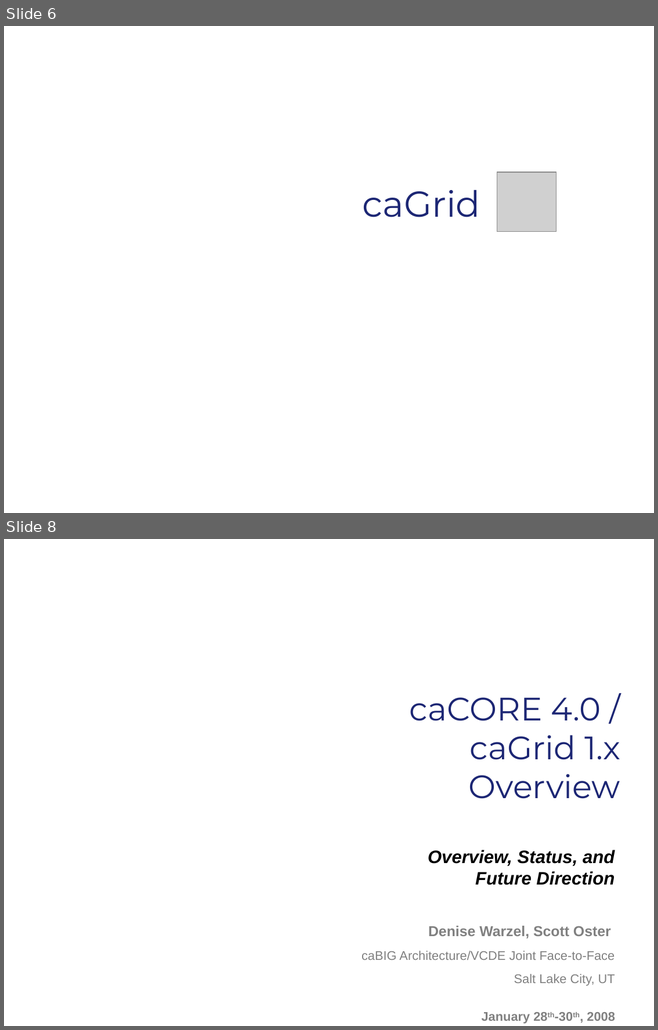
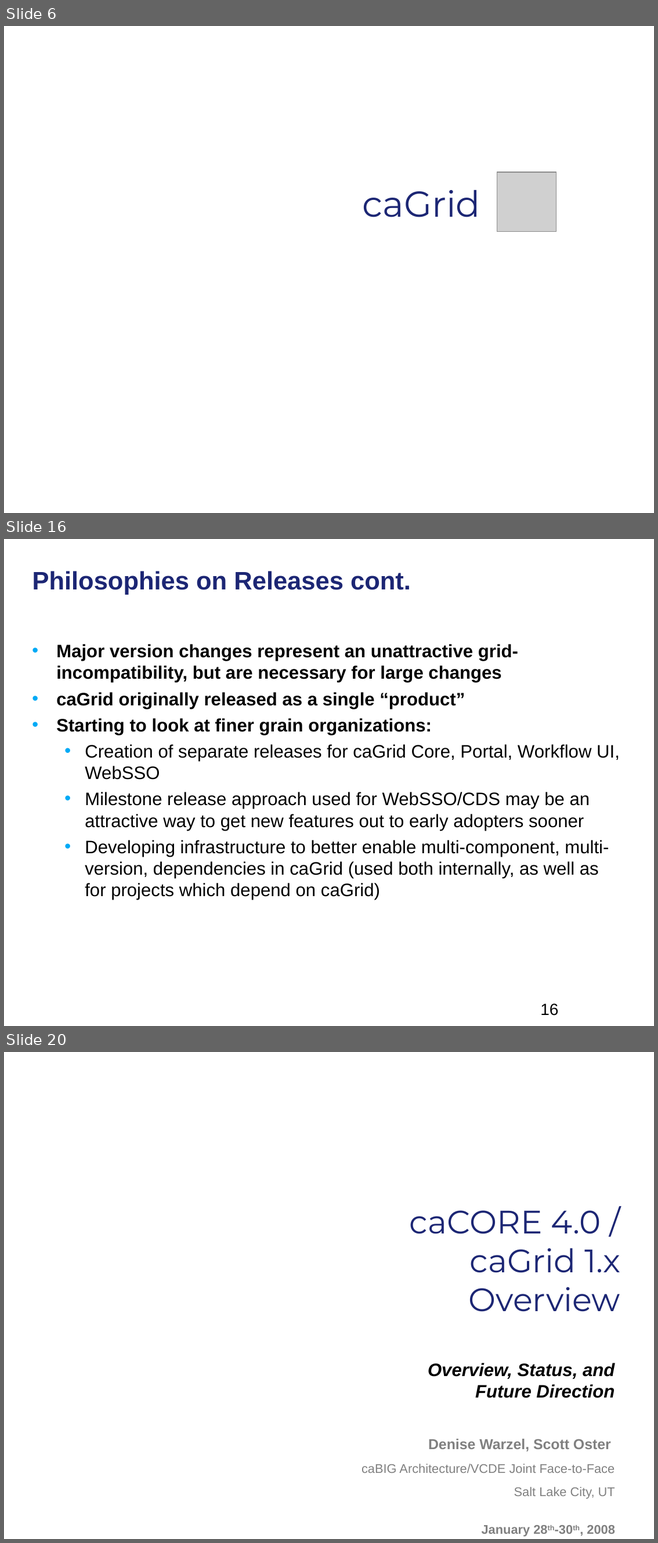
Before and after one commit to NCIP/cagrid-docs, a slide deck: presentations/200801_VCDE_ARCH/20080128_30_XCWS_F2F_Day2_caCORE_caGrid.ppt. Shown one above the other, each under a label of ours: slides 6 and 8 before the commit, slides 6, 16 and 20 after it; the slides between them are not shown. The pictures are 658x1030 and 658x1543 pixels, drawn with LibreOffice and Linux fonts; fonts in the diff are those of the drawing; grey boxes stand for pictures; background and template pictures are left out. Boxes give left, top, right and bottom in pixels: in the first picture for what was removed or moved away, otherwise in the second. Text is boxed around its words. In the diff, an @@ line names an element or a change of style, - is before the commit and + after.

```diff
--- a/presentations/200801_VCDE_ARCH/20080128_30_XCWS_F2F_Day2_caCORE_caGrid.ppt
+++ b/presentations/200801_VCDE_ARCH/20080128_30_XCWS_F2F_Day2_caCORE_caGrid.ppt
@@ slide 16 added at <box>4,539,654,1026</box>, background picture (left out) @@
@@ title added at <box>32,571,411,595</box>, 28 pt, text #1C2674, bold @@
+Philosophies on Releases cont.
@@ text added at <box>56,644,619,900</box>, 20 pt, text #000000 @@
+• Major version changes represent an unattractive grid-incompatibility, but are necessary for large changes
+• caGrid originally released as a single “product”
+• Starting to look at finer grain organizations:
+  • Creation of separate releases for caGrid Core, Portal, Workflow UI, WebSSO
+  • Milestone release approach used for WebSSO/CDS may be an attractive way to get new features out to early adopters sooner
+  • Developing infrastructure to better enable multi-component, multi-version, dependencies in caGrid (used both internally, as well as for projects which depend on caGrid)
@@ page number added at <box>540,1004,558,1016</box>, 18 pt, text #000000 @@
+16
@@ what was slide 8 is now slide 20 @@
```
Also in this commit, not shown: 1 slide changed, 15 other slides added, 1 slide removed.
